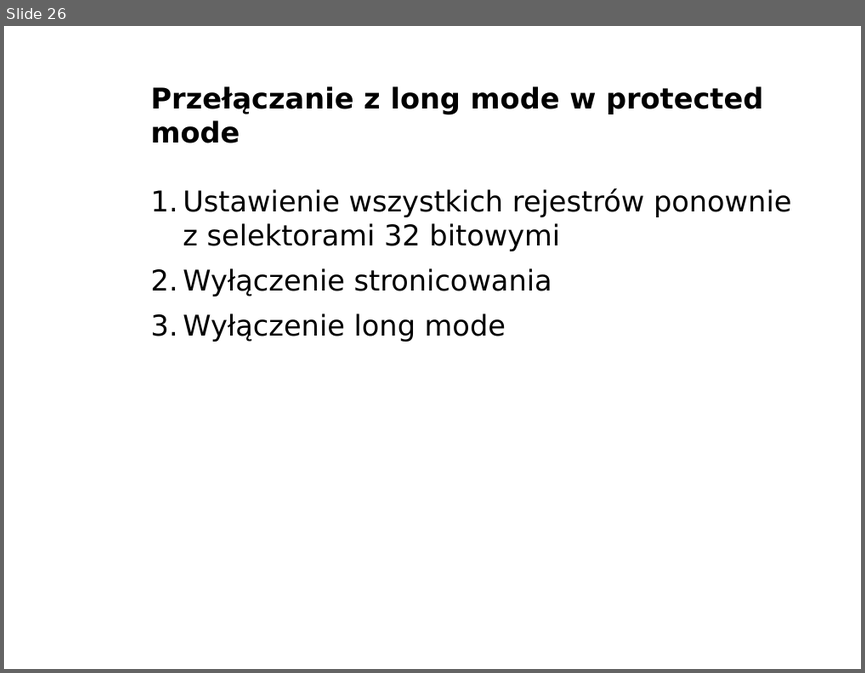
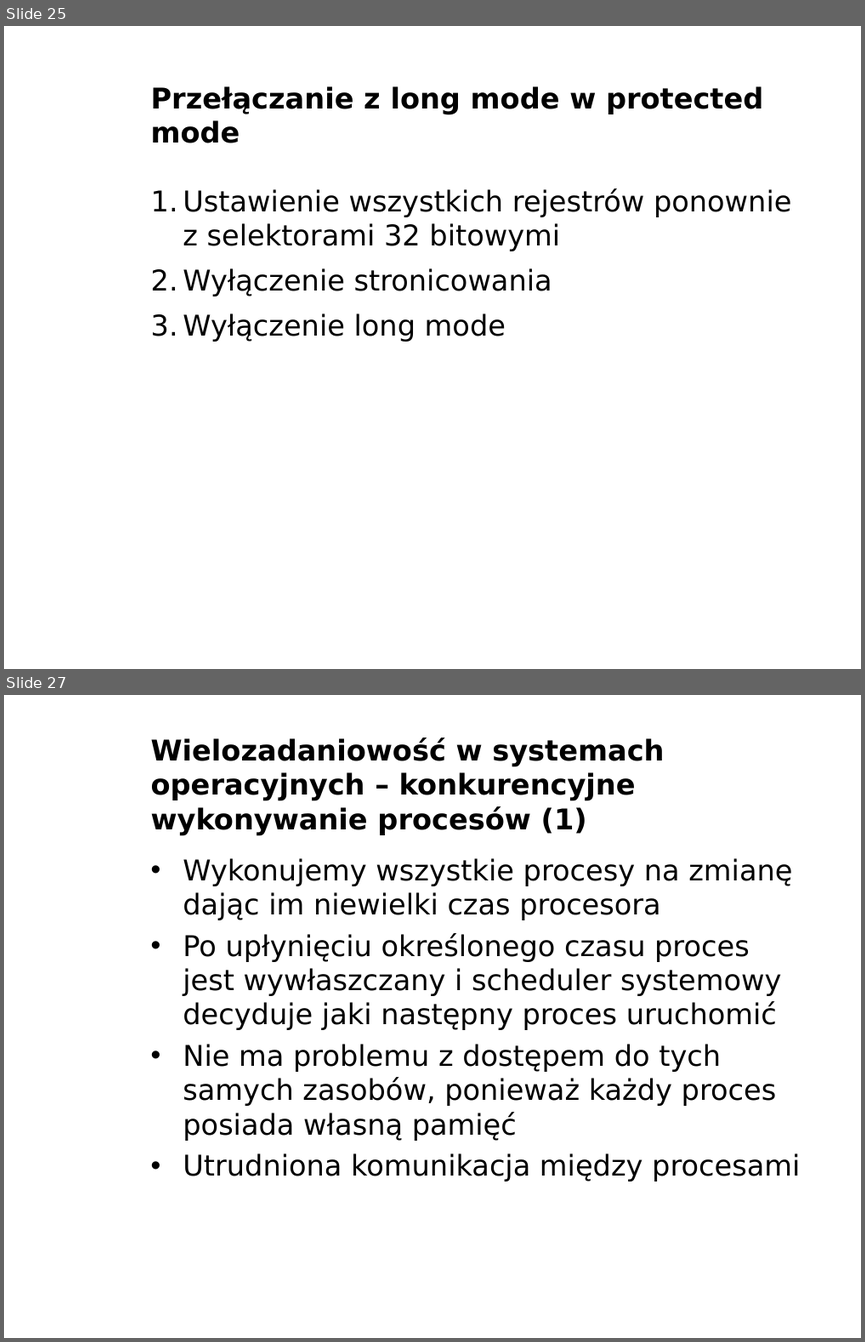
Before and after one commit to bercik/pn_prezentacja, a slide deck: robert/prezentacja.odp. Shown one above the other, each under a label of ours: slide 26 before the commit, slides 25 and 27 after it; the slides between them are not shown. The pictures are 865x673 and 865x1342 pixels, drawn with LibreOffice and Linux fonts; fonts in the diff are those of the drawing; background and template pictures are left out. Boxes give left, top, right and bottom in pixels: in the first picture for what was removed or moved away, otherwise in the second. Text is boxed around its words. In the diff, an @@ line names an element or a change of style, - is before the commit and + after.

```diff
--- a/robert/prezentacja.odp
+++ b/robert/prezentacja.odp
@@ slide 27 added at bbox=[4, 695, 861, 1338], background picture (left out) @@
@@ title added at bbox=[151, 737, 664, 835], 24 pt, text #000000, bold @@
+Wielozadaniowość w systemach operacyjnych – konkurencyjne wykonywanie procesów (1)
@@ text added at bbox=[182, 858, 800, 1181], 24 pt, text #000000 @@
+• Wykonujemy wszystkie procesy na zmianę dając im niewielki czas procesora
+• Po upłynięciu określonego czasu proces jest wywłaszczany i scheduler systemowy decyduje jaki następny proces uruchomić
+• Nie ma problemu z dostępem do tych samych zasobów, ponieważ każdy proces posiada własną pamięć
+• Utrudniona komunikacja między procesami
@@ text added at bbox=[720, 1315, 861, 1338], 11 pt, text #FFFFFF, bold @@
+www.agh.edu.pl
@@ what was slide 26 is now slide 25 @@
```
Also in this commit, not shown: 1 slide changed, 11 other slides added, 3 other files.
